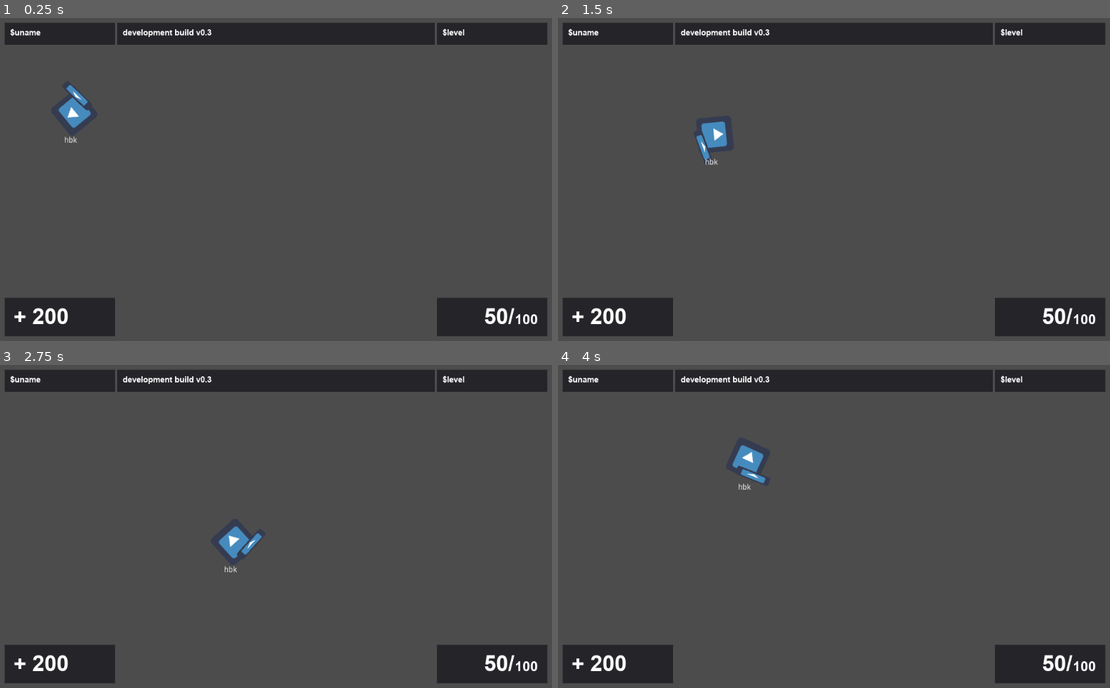
Above: before the commit, frames 1-4 (two rows, left to right).
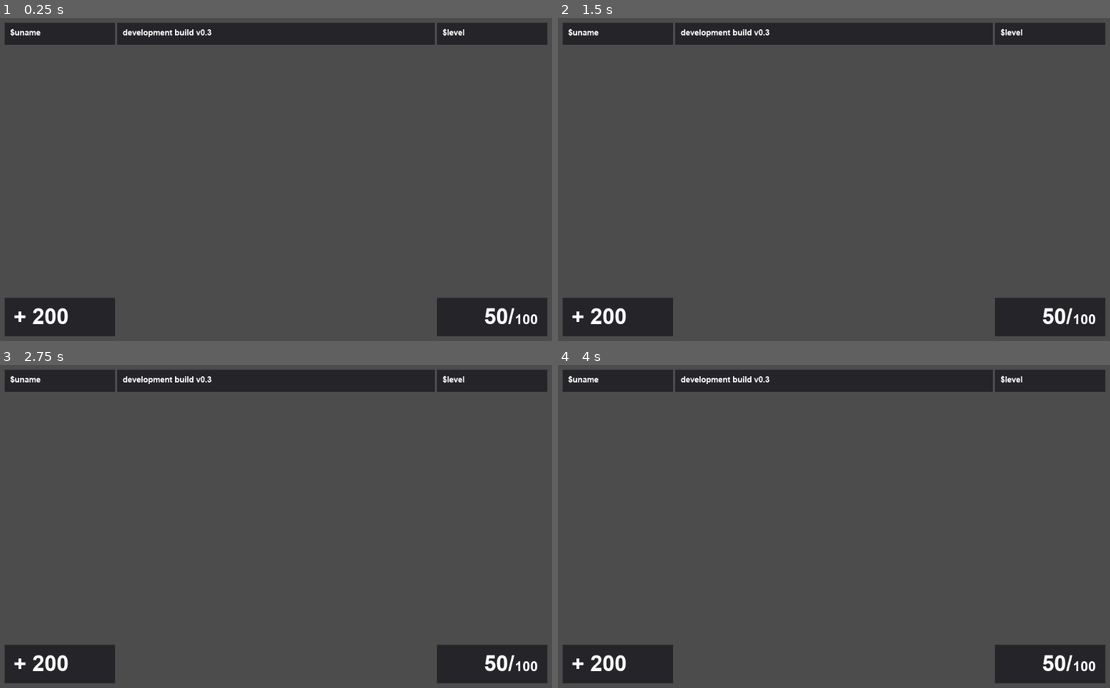
Above: after the commit, the same moments.

Repository: hakanrw/fireware
Game: Godot game, scene res://main.tscn
The game is run twice, just before and just after one commit, with the same random seed, the same clock (stepped at 60 frames per second) and the same inputs. This scene is started directly instead of the project's main scene. The engine's default icon, where the game draws it, is replaced by a stand-in: a white triangle on a blue panel in a dark square.
Inputs (mouse positions are in pixels of both pictures, inside the frame that each line leads up to):
- Up to frame 1 (0.25 s): no input
- Up to frame 2 (1.5 s): tap Enter at 0.5 s; move the mouse to (960, 163) at 0.52 s; hold Right (ui_right) 0.53-1.28 s; click (960, 163) at 0.67 s; move the mouse to (723, 195) at 1.27 s; hold Down (ui_down) from 1.28 s (still down); click (723, 195) at 1.42 s
- Up to frame 3 (2.75 s): move the mouse to (331, 455) at 2.02 s; release Down (ui_down) at 2.03 s; hold Right (ui_right) from 2.03 s (still down); click (331, 455) at 2.17 s
- Up to frame 4 (4 s): move the mouse to (806, 591) at 2.77 s; release Right (ui_right) at 2.78 s; hold Up (ui_up) 2.78-3.53 s; click (806, 591) at 2.92 s; move the mouse to (1005, 574) at 3.52 s; hold Left (ui_left) from 3.53 s (still down); click (1005, 574) at 3.67 s

The runs differ from the first frame. In frame 1, 0.4% of the frame differs, in the area x 10-17%, y 20-39%; in frame 2, 0.4%, in the area x 25-31%, y 31-46%; in frame 3, 0.4%; in frame 4, 0.4%.

Commit message:
implement very basic multiplayer

Diff:
--- a/main.tscn
+++ b/main.tscn
@@ -1,13 +1,11 @@
-[gd_scene load_steps=4 format=2]
+[gd_scene load_steps=2 format=2]
 
-[ext_resource path="res://player/player.tscn" type="PackedScene" id=1]
 [ext_resource path="res://ui/hud/hud.tscn" type="PackedScene" id=2]
-[ext_resource path="res://player/local_player.gd" type="Script" id=3]
 
-[node name="World" type="Node"]
+[node name="Game" type="Node"]
 
-[node name="Player" parent="." instance=ExtResource( 1 )]
-position = Vector2( 146.147, 178.149 )
-script = ExtResource( 3 )
+[node name="HUD" parent="." instance=ExtResource( 2 )]
 
-[node name="Control" parent="." instance=ExtResource( 2 )]
+[node name="World" type="Node" parent="."]
+
+[node name="Players" type="Node" parent="."]
--- a/network/network_controller.gd
+++ b/network/network_controller.gd
@@ -1,4 +1,9 @@
 extends Node
+
+const player_prefab = preload("res://player/player.tscn")
+
+func is_server():
+	return get_tree().is_network_server()
 
 func _ready():
 	get_tree().connect("network_peer_connected", self, "_player_connected")
@@ -7,22 +12,56 @@
 	get_tree().connect("connection_failed", self, "_connected_fail")
 	get_tree().connect("server_disconnected", self, "_server_disconnected")
 
+func connect_to_server(url, port):
+	var peer = NetworkedMultiplayerENet.new()
+	var err = peer.create_client(url, port)
+	if err != OK:
+		return false
+
+	get_tree().network_peer = peer
+	return true
+
 func _player_connected(id):
+	if is_server():
+		rpc("create_player", id)
+	print("player joined with id: " + str(id))
 	# Called on both clients and server when a peer connects.
 	pass
 
 func _player_disconnected(id):
+	if is_server():
+		rpc("remove_player", id)
+	print("player disconnected with id: " + str(id))
 	pass
 
 func _connected_ok():
+	Utils.load_game()
 	pass # Only called on clients, not server. Will go unused; not useful here.
 
 func _server_disconnected():
+	Utils.show_error_page("You have been disconnected from the server")
 	pass # Server kicked us; show error and abort.
 
 func _connected_fail():
+	Utils.show_error_page("Connection couldn't be established")
 	pass # Could not even connect to server; abort.
 
-remote func register_player(info):
-	pass
-	# Call function to update lobby UI here
+remotesync func create_player(id):
+	if 1 != get_tree().get_rpc_sender_id():
+		return
+	if not Utils.is_game_loaded():
+		yield(get_tree(), "idle_frame")
+
+	# print(Utils.get_game_node())
+	# yield(Utils.get_game_node(), "ready")
+	var player = player_prefab.instance()
+	player.set_network_master(id)
+	player.name = str(id)
+	Utils.get_players_node().call_deferred("add_child", player)
+	print("initiating player: " + str(id))
+
+remotesync func remove_player(id):
+	if 1 != get_tree().get_rpc_sender_id():
+		return
+	Utils.get_players_node().get_node(str(id)).queue_free()
+	print("removing player: " + str(id))
--- a/project.godot
+++ b/project.godot
@@ -17,6 +17,8 @@
 [autoload]
 
 Globals="*res://globals.gd"
+NetworkController="*res://network/network_controller.gd"
+Utils="*res://utils.gd"
 
 [debug]
 
--- a/ui/general/text_button.gd
+++ b/ui/general/text_button.gd
@@ -17,8 +17,8 @@
 		$Timer.wait_time = duration
 
 func _button_clicked():
+	$Label.text = label_text
 	emit_signal("mouse_clicked")
-	$Label.text = label_text
 	if duration == 0.0:
 		return
 	$Timer.start()
--- a/ui/hud/hud.gd
+++ b/ui/hud/hud.gd
@@ -9,4 +9,6 @@
 onready var mag_manel = $VBoxContainer/HBD/HBoxContainer/AmmoPanel/Magazine
 
 func _ready():
+	if Utils.is_server():
+		visible = false
 	pass
--- /dev/null
+++ b/ui/menu/error.tscn
@@ -0,0 +1,22 @@
+[gd_scene load_steps=2 format=2]
+
+[ext_resource path="res://fonts/font_dynamic_small.tres" type="DynamicFont" id=1]
+
+[node name="ErrorMenu" type="Panel"]
+margin_right = 560.0
+margin_bottom = 444.0
+rect_pivot_offset = Vector2( -658.021, 195.727 )
+size_flags_vertical = 3
+__meta__ = {
+"_edit_use_anchors_": false
+}
+
+[node name="ErrorLabel" type="Label" parent="."]
+margin_left = 5.69177
+margin_top = 30.7295
+margin_right = 483.692
+margin_bottom = 281.73
+custom_fonts/font = ExtResource( 1 )
+__meta__ = {
+"_edit_use_anchors_": false
+}
--- /dev/null
+++ b/ui/menu/init.gd
@@ -0,0 +1,10 @@
+extends Node
+
+
+func _ready():
+	if Utils.is_server():
+		Utils.call_deferred("load_game")
+		var peer = NetworkedMultiplayerENet.new()
+		peer.create_server(1337, 16)
+		get_tree().network_peer = peer
+	pass
--- a/ui/menu/menu.gd
+++ b/ui/menu/menu.gd
@@ -3,9 +3,11 @@
 var menus = {
 	"Multiplayer": preload("res://ui/menu/multiplayer.tscn"),
 	"Settings": preload("res://ui/menu/settings.tscn"),
+	"Error": preload("res://ui/menu/error.tscn"),
 }
 
 onready var pane = get_tree().get_nodes_in_group("pane")[0]
+onready var screen = pane.get_node("MarginContainer/VBoxContainer/Screen")
 
 func _ready():
 	var bottom_container = get_tree().get_nodes_in_group("bottom_container")[0]
--- a/ui/menu/menu.tscn
+++ b/ui/menu/menu.tscn
@@ -1,9 +1,10 @@
-[gd_scene load_steps=5 format=2]
+[gd_scene load_steps=6 format=2]
 
 [ext_resource path="res://ui/menu/menu.gd" type="Script" id=1]
 [ext_resource path="res://fonts/font_dynamic_small.tres" type="DynamicFont" id=2]
 [ext_resource path="res://fonts/font_dynamic.tres" type="DynamicFont" id=3]
 [ext_resource path="res://ui/general/button.tscn" type="PackedScene" id=4]
+[ext_resource path="res://ui/menu/init.gd" type="Script" id=5]
 
 [node name="Menu" type="Control"]
 anchor_right = 1.0
@@ -177,3 +178,6 @@
 margin_right = 589.409
 margin_bottom = 74.0
 text = "X"
+
+[node name="Init" type="Node" parent="."]
+script = ExtResource( 5 )
--- /dev/null
+++ b/ui/menu/multiplayer.gd
@@ -0,0 +1,20 @@
+extends Panel
+
+onready var url_input = $VBoxContainer/URLInput.line_edit
+onready var pass_input = $VBoxContainer/PasswordInput.line_edit
+onready var connect_button = $VBoxContainer/ConnectButton
+
+func _ready():
+	connect_button.connect("mouse_clicked", self, "_connect_pressed")
+	pass
+
+func _connect_pressed():
+	var con_label = connect_button.get_node("Label")
+	var url = url_input.text.split(":")
+	if url.size() != 2:
+		con_label.text = "Bad URL."
+		return
+
+	var res = NetworkController.connect_to_server(url[0], int(url[1]))
+	if res == false:
+		con_label.text = "Connection failed."
--- a/ui/menu/multiplayer.tscn
+++ b/ui/menu/multiplayer.tscn
@@ -1,12 +1,14 @@
-[gd_scene load_steps=3 format=2]
+[gd_scene load_steps=4 format=2]
 
 [ext_resource path="res://ui/general/text_button.tscn" type="PackedScene" id=1]
+[ext_resource path="res://ui/menu/multiplayer.gd" type="Script" id=2]
 [ext_resource path="res://ui/general/input.tscn" type="PackedScene" id=4]
 
 [node name="MultiplayerMenu" type="Panel"]
 margin_right = 560.0
 margin_bottom = 444.0
 size_flags_vertical = 3
+script = ExtResource( 2 )
 __meta__ = {
 "_edit_use_anchors_": false
 }
--- /dev/null
+++ b/utils.gd
@@ -0,0 +1,40 @@
+extends Node
+
+const menu = preload("res://ui/menu/menu.tscn")
+const game = preload("res://main.tscn")
+
+func load_menu():
+	if get_node("/root").has_node("Menu"):
+		return
+	if get_node("/root").has_node("Game"):
+		get_node("/root/Game").queue_free()
+	get_node("/root").add_child(menu.instance())
+
+func load_game():
+	if get_node("/root").has_node("Game"):
+		return
+	if get_node("/root").has_node("Menu"):
+		get_node("/root/Menu").queue_free()
+	get_node("/root").add_child(game.instance())
+
+func is_game_loaded():
+	return get_node("/root").has_node("Game")
+
+func show_error_page(error):
+	load_menu()
+	var menu = get_node("/root/Menu")
+	menu._change_pane_page("Error")
+	menu.screen.get_node("ErrorMenu/ErrorLabel").text = error
+	pass
+
+func get_game_node():
+	return get_node("/root/Game")
+
+func get_world_node():
+	return get_node("/root/Game/World")
+
+func get_players_node():
+	return get_node("/root/Game/Players")
+
+func is_server():
+	return "--server" in OS.get_cmdline_args()
